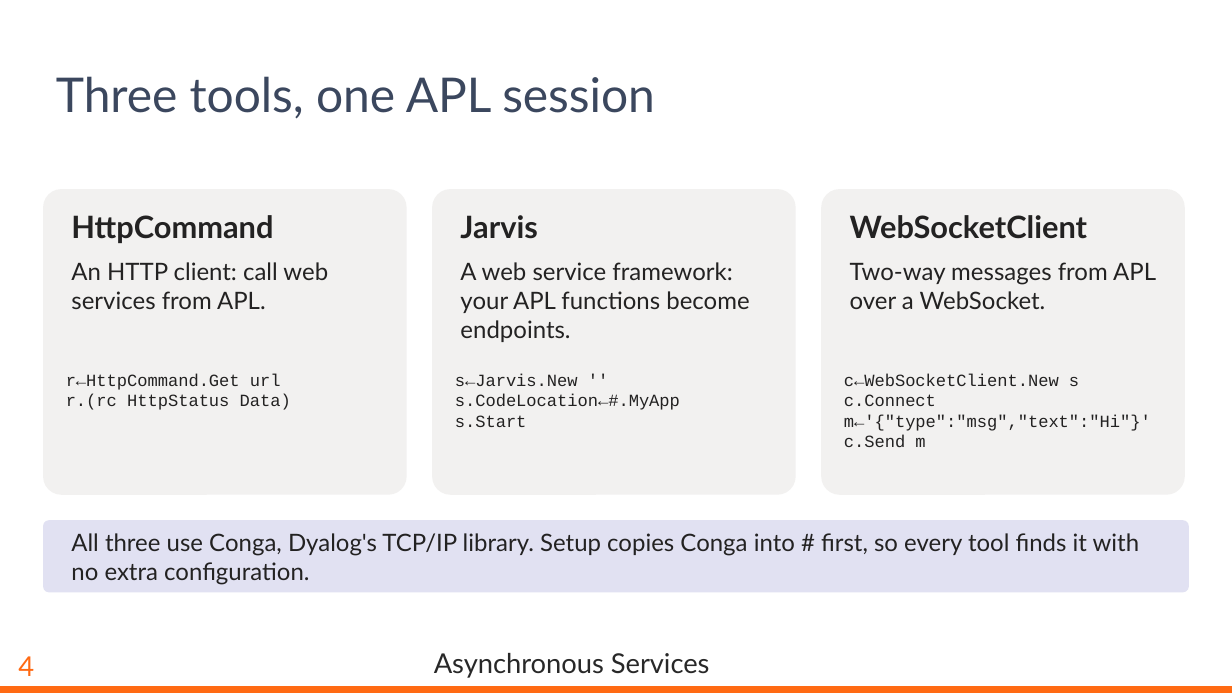
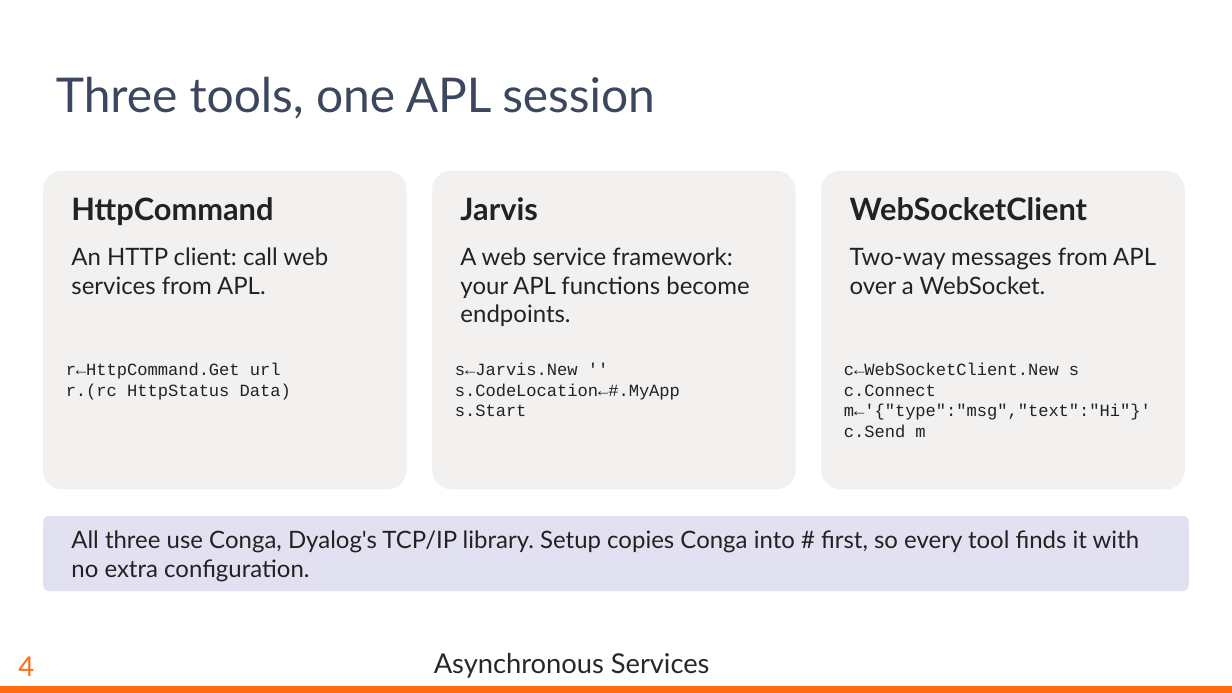
Before and after one commit to dyalog-training/2026-MP2, a slide deck: slide 5 of Presentation/AsynchronousServices.pptx. Drawn at 1232x693 pixels with LibreOffice and Linux fonts; fonts in the diff are those of the drawing; background and template pictures are left out. Boxes give left, top, right and bottom in pixels: in the first picture for what was removed or moved away, otherwise in the second. Text is boxed around its words. In the diff, an @@ line names an element or a change of style, - is before the commit and + after.

Commit message:
Rebuild the slide deck on the updated Dyalog26 template
The template no longer has a picture-in-picture area, so titles run the
full width and content starts higher. The title slide names the presenter.
The deck also no longer lists APL385 Unicode and Wingdings 2 as embedded
fonts: the template's entries for them pointed at a missing part, and the
rebuilt deck pointed them at a slide, so PowerPoint could not open it.

```diff
--- a/Presentation/AsynchronousServices.pptx
+++ b/Presentation/AsynchronousServices.pptx
@@ rounded rectangle: place and size @@
-rounded rectangle at (43, 188, 407, 494)
+rounded rectangle at (43, 171, 407, 490)
@@ rounded rectangle: place and size @@
-rounded rectangle at (432, 188, 796, 494)
+rounded rectangle at (432, 171, 796, 490)
@@ rounded rectangle: place and size @@
-rounded rectangle at (822, 188, 1185, 494)
+rounded rectangle at (822, 171, 1185, 490)
@@ 3 texts: place and size @@
-3 texts at (71, 215, 1088, 243)
+3 texts at (71, 197, 1088, 225)
@@ text "An HTTP client: call web ...": place and size @@
-text "An HTTP client: call web ..." at (71, 262, 328, 309)
+text "An HTTP client: call web ..." at (71, 247, 328, 294)
@@ text "A web service framework: your ...": place and size @@
-text "A web service framework: your ..." at (460, 262, 749, 342)
+text "A web service framework: your ..." at (460, 247, 749, 326)
@@ text "Two-way messages from APL over ...": place and size @@
-text "Two-way messages from APL over ..." at (850, 262, 1156, 309)
+text "Two-way messages from APL over ..." at (850, 247, 1156, 294)
@@ rounded rectangle: place and size @@
-rounded rectangle at (54, 359, 395, 485)
+rounded rectangle at (54, 347, 395, 480)
@@ text "r←HttpCommand.Get url": place and size @@
-text "r←HttpCommand.Get url" at (66, 373, 291, 410)
+text "r←HttpCommand.Get url" at (66, 362, 291, 400)
@@ rounded rectangle: place and size @@
-rounded rectangle at (444, 359, 785, 485)
+rounded rectangle at (444, 347, 785, 480)
@@ text "s←Jarvis.New ''": place and size @@
-text "s←Jarvis.New ''" at (455, 373, 680, 427)
+text "s←Jarvis.New ''" at (455, 362, 680, 416)
@@ rounded rectangle: place and size @@
-rounded rectangle at (833, 359, 1174, 485)
+rounded rectangle at (833, 347, 1174, 480)
@@ text "c←WebSocketClient.New s": place and size @@
-text "c←WebSocketClient.New s" at (844, 373, 1151, 447)
+text "c←WebSocketClient.New s" at (844, 362, 1151, 437)
@@ rounded rectangle: place and size @@
-rounded rectangle at (43, 520, 1189, 593)
+rounded rectangle at (43, 516, 1189, 591)
```
Also in this commit, not shown: 23 other slides changed.
